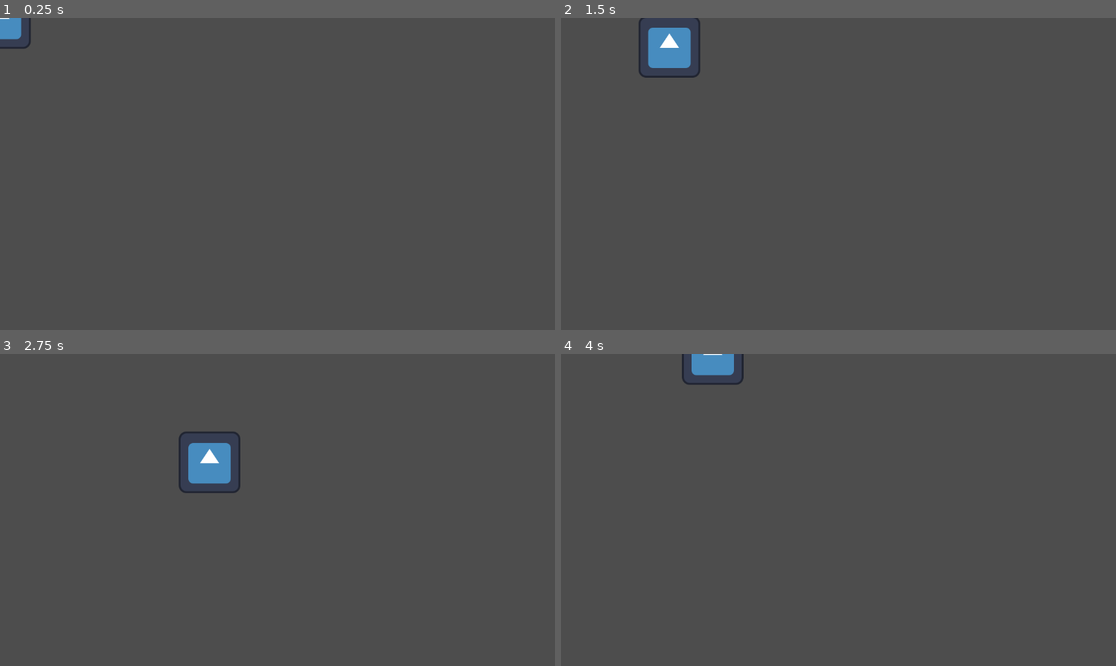
Above: before the commit, frames 1-4 (two rows, left to right).
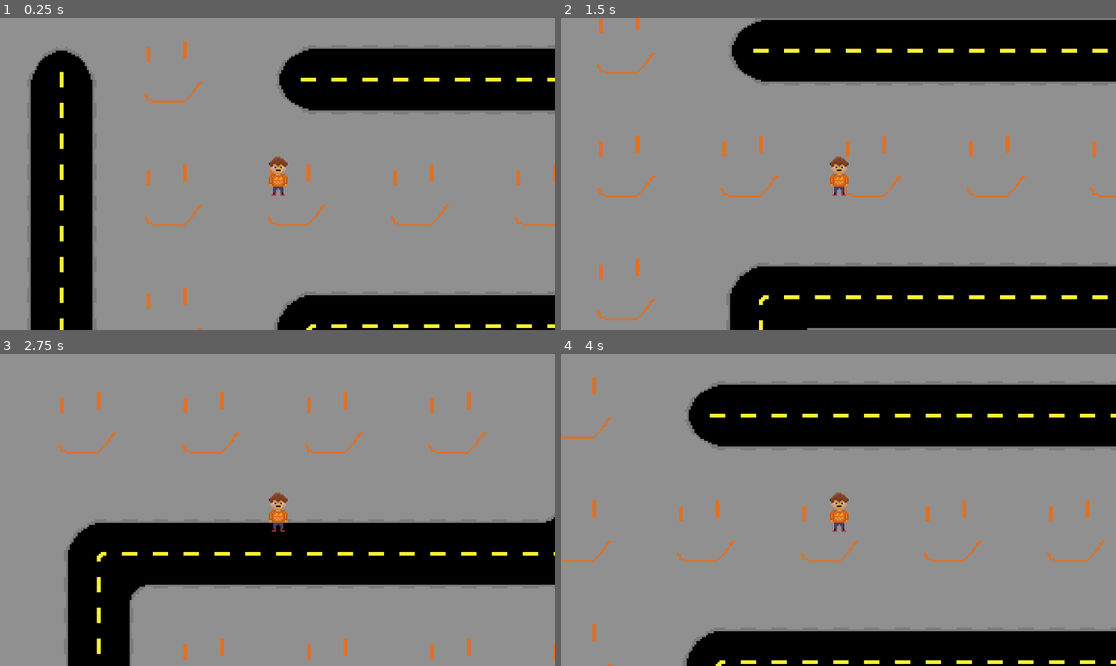
Above: after the commit, the same moments.

Repository: DepressoExpressoBoi/godot-wild-jam-masks
Game: Godot game, scene res://scenes/trick_or_treating.tscn
Same seed, same stepped clock (60 frames per second), same inputs: the game is played once before the commit and once after it. The engine's default icon, where the game draws it, is replaced by a stand-in: a white triangle on a blue panel in a dark square.
Inputs:
- Up to frame 1 (0.25 s): no input
- Up to frame 2 (1.5 s): tap Enter at 0.5 s; hold Right (ui_right) 0.53-1.28 s; hold Down (ui_down) from 1.28 s (still down)
- Up to frame 3 (2.75 s): release Down (ui_down) at 2.03 s; hold Right (ui_right) from 2.03 s (still down)
- Up to frame 4 (4 s): release Right (ui_right) at 2.78 s; hold Up (ui_up) 2.78-3.53 s; hold Left (ui_left) from 3.53 s (still down)

The runs differ from the first frame. In frame 1, 100% of the frame differs, in the area x 0-100%, y 0-100%; in frame 2, 100%; in frame 3, 100%; in frame 4, 100%.

Commit message:
Street Generation
Code and assets for procedurally generating streets and gaps for houses. Need to create houses and placing them.

Diff:
--- a/scenes/player.tscn
+++ b/scenes/player.tscn
@@ -1,7 +1,7 @@
 [gd_scene load_steps=4 format=3 uid="uid://b6ahhyj0yp3gr"]
 
-[ext_resource type="Texture2D" uid="uid://dinbb6cgjt1xc" path="res://assets/icon.svg" id="1_3vyb7"]
 [ext_resource type="Script" uid="uid://bu5fbda8nrcy3" path="res://scripts/player.gd" id="1_g2els"]
+[ext_resource type="Texture2D" uid="uid://3v5x3f7b6ljp" path="res://assets/player.png" id="2_g2els"]
 
 [sub_resource type="RectangleShape2D" id="RectangleShape2D_g2els"]
 size = Vector2(127, 126)
@@ -10,8 +10,11 @@
 script = ExtResource("1_g2els")
 
 [node name="Sprite2D" type="Sprite2D" parent="."]
-texture = ExtResource("1_3vyb7")
+texture_filter = 1
+scale = Vector2(3, 3)
+texture = ExtResource("2_g2els")
 
 [node name="CollisionShape2D" type="CollisionShape2D" parent="."]
-position = Vector2(0.5, 0)
 shape = SubResource("RectangleShape2D_g2els")
+
+[node name="Camera2D" type="Camera2D" parent="."]
--- /dev/null
+++ b/scenes/street_generation.gd
@@ -0,0 +1,100 @@
+extends TileMapLayer
+
+const north = 1
+const east = 2
+const south = 4
+const west = 8
+
+var cell_walls = {Vector2i(2, 0): east, Vector2i(-2, 0): west, Vector2i(0, 2): south, Vector2i(0, -2): north}
+var tile_indices = {
+	Vector2i(0, 0): 0, Vector2i(1, 0): 1, Vector2i(2, 0): 2, Vector2i(3, 0): 3,
+	Vector2i(0, 1): 4, Vector2i(1, 1): 5, Vector2i(2, 1): 6, Vector2i(3, 1): 7,
+	Vector2i(0, 2): 8, Vector2i(1, 2): 9, Vector2i(2, 2): 10, Vector2i(3, 2): 11,
+	Vector2i(0, 3): 12, Vector2i(1, 3): 13, Vector2i(2, 3): 14, Vector2i(3, 3): 15,
+}
+var coord_indices = {
+	0: Vector2i(0, 0), 1: Vector2i(1, 0), 2: Vector2i(2, 0), 3: Vector2i(3, 0),
+	4: Vector2i(0, 1), 5: Vector2i(1, 1), 6: Vector2i(2, 1), 7: Vector2i(3, 1),
+	8: Vector2i(0, 2), 9: Vector2i(1, 2), 10: Vector2i(2, 2), 11: Vector2i(3, 2),
+	12: Vector2i(0, 3), 13: Vector2i(1, 3), 14: Vector2i(2, 3), 15: Vector2i(3, 3),
+}
+
+var width = 25
+var height = 25
+
+var erase_fraction = 0.1
+
+@onready var map = $"."
+
+func _ready():
+	randomize()
+	make_maze()
+	erase_walls()
+
+func erase_walls():
+	for i in range(int(width * height * erase_fraction)):
+		var x = randi_range(2, width/2 - 2) * 2
+		var y = randi_range(2, height/2 - 2) * 2
+		var cell = Vector2i(x, y)
+		var neighbor = cell_walls.keys()[randi() % cell_walls.size()]
+
+		if tile_indices[map.get_cell_atlas_coords(cell)] & cell_walls[neighbor]:
+			var walls = tile_indices[map.get_cell_atlas_coords(cell)] - cell_walls[neighbor]
+			var n_walls = tile_indices[map.get_cell_atlas_coords(cell+neighbor)] - cell_walls[-neighbor]
+
+			map.set_cell(cell, 0, coord_indices[walls])
+			map.set_cell(cell + neighbor, 0, coord_indices[n_walls])
+
+			if neighbor.x != 0:
+				map.set_cell(cell + neighbor/2, 0, coord_indices[5])
+			else:
+				map.set_cell(cell + neighbor/2, 0, coord_indices[10])
+
+
+func check_neighbors(cell, unvisited):
+	var list = []
+	for n in cell_walls.keys():
+		if cell + n in unvisited:
+			list.append(cell + n)
+	return list
+
+func make_maze():
+	var unvisited = []
+	var stack = []
+
+	map.clear()
+	for x in range(width):
+		for y in range(height):
+			#unvisited.append(Vector2i(x, y))
+			#map.set_cell(Vector2i(x, y), 0, Vector2i(3, 3))
+			map.set_cell(Vector2i(x, y), 0, coord_indices[north|east|south|west])
+
+	for x in range(0, width, 2):
+		for y in range(0, height, 2):
+			unvisited.append(Vector2i(x, y))
+
+	var current = Vector2i(0, 0)
+	unvisited.erase(current)
+
+	while unvisited:
+		var neighbors = check_neighbors(current, unvisited)
+
+		if neighbors.size() > 0:
+			var next = neighbors[randi() % neighbors.size()]
+			stack.append(current)
+
+			var direction = next - current
+			var current_walls = tile_indices[map.get_cell_atlas_coords(current)] - cell_walls[direction]
+			var next_walls = tile_indices[map.get_cell_atlas_coords(next)] - cell_walls[-direction]
+			map.set_cell(current, 0, coord_indices[current_walls])
+			map.set_cell(next, 0, coord_indices[next_walls])
+
+			if direction.x != 0:
+				map.set_cell(current + direction/2, 0, coord_indices[5])
+			else:
+				map.set_cell(current + direction/2, 0, coord_indices[10])
+
+			current = next
+			unvisited.erase(current)
+		elif stack:
+			current = stack.pop_back()
--- a/scenes/trick_or_treating.tscn
+++ b/scenes/trick_or_treating.tscn
@@ -1,7 +1,200 @@
-[gd_scene load_steps=2 format=3 uid="uid://ck1oid0dic3mf"]
+[gd_scene load_steps=6 format=3 uid="uid://ck1oid0dic3mf"]
 
 [ext_resource type="PackedScene" uid="uid://b6ahhyj0yp3gr" path="res://scenes/player.tscn" id="1_2x1s7"]
+[ext_resource type="Texture2D" uid="uid://bjrok00644gge" path="res://assets/street-tilesheet.png" id="1_at1jq"]
+[ext_resource type="Script" uid="uid://bct2b6bxbn5a4" path="res://scenes/street_generation.gd" id="2_vjgaj"]
+
+[sub_resource type="TileSetAtlasSource" id="TileSetAtlasSource_vjgaj"]
+texture = ExtResource("1_at1jq")
+texture_region_size = Vector2i(64, 64)
+0:0/0 = 0
+1:0/0 = 0
+2:0/0 = 0
+3:0/0 = 0
+4:0/0 = 0
+5:0/0 = 0
+6:0/0 = 0
+7:0/0 = 0
+8:0/0 = 0
+9:0/0 = 0
+10:0/0 = 0
+11:0/0 = 0
+12:0/0 = 0
+13:0/0 = 0
+14:0/0 = 0
+15:0/0 = 0
+16:0/0 = 0
+17:0/0 = 0
+18:0/0 = 0
+19:0/0 = 0
+20:0/0 = 0
+21:0/0 = 0
+22:0/0 = 0
+23:0/0 = 0
+24:0/0 = 0
+25:0/0 = 0
+26:0/0 = 0
+27:0/0 = 0
+28:0/0 = 0
+29:0/0 = 0
+30:0/0 = 0
+31:0/0 = 0
+32:0/0 = 0
+33:0/0 = 0
+34:0/0 = 0
+35:0/0 = 0
+36:0/0 = 0
+37:0/0 = 0
+38:0/0 = 0
+39:0/0 = 0
+0:1/0 = 0
+1:1/0 = 0
+2:1/0 = 0
+3:1/0 = 0
+4:1/0 = 0
+5:1/0 = 0
+6:1/0 = 0
+7:1/0 = 0
+8:1/0 = 0
+9:1/0 = 0
+10:1/0 = 0
+11:1/0 = 0
+12:1/0 = 0
+13:1/0 = 0
+14:1/0 = 0
+15:1/0 = 0
+16:1/0 = 0
+17:1/0 = 0
+18:1/0 = 0
+19:1/0 = 0
+20:1/0 = 0
+21:1/0 = 0
+22:1/0 = 0
+23:1/0 = 0
+24:1/0 = 0
+25:1/0 = 0
+26:1/0 = 0
+27:1/0 = 0
+28:1/0 = 0
+29:1/0 = 0
+30:1/0 = 0
+31:1/0 = 0
+32:1/0 = 0
+33:1/0 = 0
+34:1/0 = 0
+35:1/0 = 0
+36:1/0 = 0
+37:1/0 = 0
+38:1/0 = 0
+39:1/0 = 0
+0:2/0 = 0
+1:2/0 = 0
+2:2/0 = 0
+3:2/0 = 0
+4:2/0 = 0
+5:2/0 = 0
+6:2/0 = 0
+7:2/0 = 0
+8:2/0 = 0
+9:2/0 = 0
+10:2/0 = 0
+11:2/0 = 0
+12:2/0 = 0
+13:2/0 = 0
+14:2/0 = 0
+15:2/0 = 0
+16:2/0 = 0
+17:2/0 = 0
+18:2/0 = 0
+19:2/0 = 0
+20:2/0 = 0
+21:2/0 = 0
+22:2/0 = 0
+23:2/0 = 0
+24:2/0 = 0
+25:2/0 = 0
+26:2/0 = 0
+27:2/0 = 0
+28:2/0 = 0
+29:2/0 = 0
+30:2/0 = 0
+31:2/0 = 0
+32:2/0 = 0
+33:2/0 = 0
+34:2/0 = 0
+35:2/0 = 0
+36:2/0 = 0
+37:2/0 = 0
+38:2/0 = 0
+39:2/0 = 0
+0:3/0 = 0
+1:3/0 = 0
+2:3/0 = 0
+3:3/0 = 0
+4:3/0 = 0
+5:3/0 = 0
+6:3/0 = 0
+7:3/0 = 0
+8:3/0 = 0
+9:3/0 = 0
+10:3/0 = 0
+11:3/0 = 0
+12:3/0 = 0
+13:3/0 = 0
+14:3/0 = 0
+15:3/0 = 0
+16:3/0 = 0
+17:3/0 = 0
+18:3/0 = 0
+19:3/0 = 0
+20:3/0 = 0
+21:3/0 = 0
+22:3/0 = 0
+23:3/0 = 0
+24:3/0 = 0
+25:3/0 = 0
+26:3/0 = 0
+27:3/0 = 0
+28:3/0 = 0
+29:3/0 = 0
+30:3/0 = 0
+31:3/0 = 0
+32:3/0 = 0
+33:3/0 = 0
+34:3/0 = 0
+35:3/0 = 0
+36:3/0 = 0
+37:3/0 = 0
+38:3/0 = 0
+39:3/0 = 0
+0:4/0 = 0
+1:4/0 = 0
+2:4/0 = 0
+3:4/0 = 0
+0:5/0 = 0
+1:5/0 = 0
+2:5/0 = 0
+3:5/0 = 0
+0:6/0 = 0
+1:6/0 = 0
+2:6/0 = 0
+3:6/0 = 0
+0:7/0 = 0
+1:7/0 = 0
+2:7/0 = 0
+3:7/0 = 0
+
+[sub_resource type="TileSet" id="TileSet_ot07f"]
+tile_size = Vector2i(64, 64)
+sources/0 = SubResource("TileSetAtlasSource_vjgaj")
 
 [node name="Trick-Or-Treating" type="Node2D"]
 
+[node name="TileMapLayer" type="TileMapLayer" parent="."]
+texture_filter = 1
+scale = Vector2(4, 4)
+tile_set = SubResource("TileSet_ot07f")
+script = ExtResource("2_vjgaj")
+
 [node name="Player" parent="." instance=ExtResource("1_2x1s7")]
+position = Vector2(576.1382, 324.20062)
--- a/scripts/player.gd
+++ b/scripts/player.gd
@@ -1,19 +1,18 @@
 extends CharacterBody2D
-
 
 const speed = 300
 
 func _physics_process(delta):
-	var hor_dir = Input.get_axis("ui_left", "ui_right")
-	var ver_dir = Input.get_axis("ui_up", "ui_down")
+	var horizontal_dir = Input.get_axis("ui_left", "ui_right")
+	var vertical_dir = Input.get_axis("ui_up", "ui_down")
 
-	if hor_dir:
-		velocity.x = hor_dir * speed
+	if horizontal_dir:
+		velocity.x = horizontal_dir * speed
 	else:
 		velocity.x = move_toward(velocity.x, 0, speed)
 
-	if ver_dir:
-		velocity.y = ver_dir * speed
+	if vertical_dir:
+		velocity.y = vertical_dir * speed
 	else:
 		velocity.y = move_toward(velocity.y, 0, speed)
 
Binary file added: assets/basic-street.ase
Binary file added: assets/player.ase
Binary file added: assets/player.png
Not shown, added: assets/player.png.import
Binary file added: assets/street-tilesheet-concise.ase
Binary file added: assets/street-tilesheet.ase
Binary file added: assets/street-tilesheet.png
Not shown, added: assets/street-tilesheet.png.import
Not shown, added: scenes/street_generation.gd.uid
